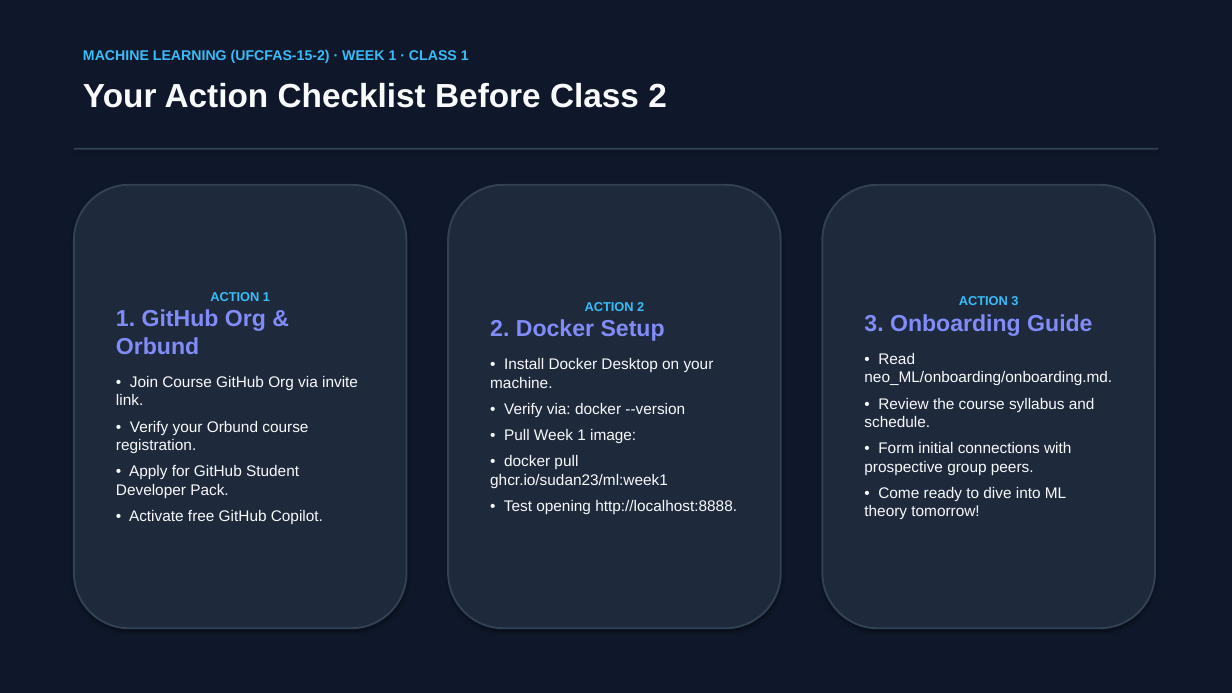
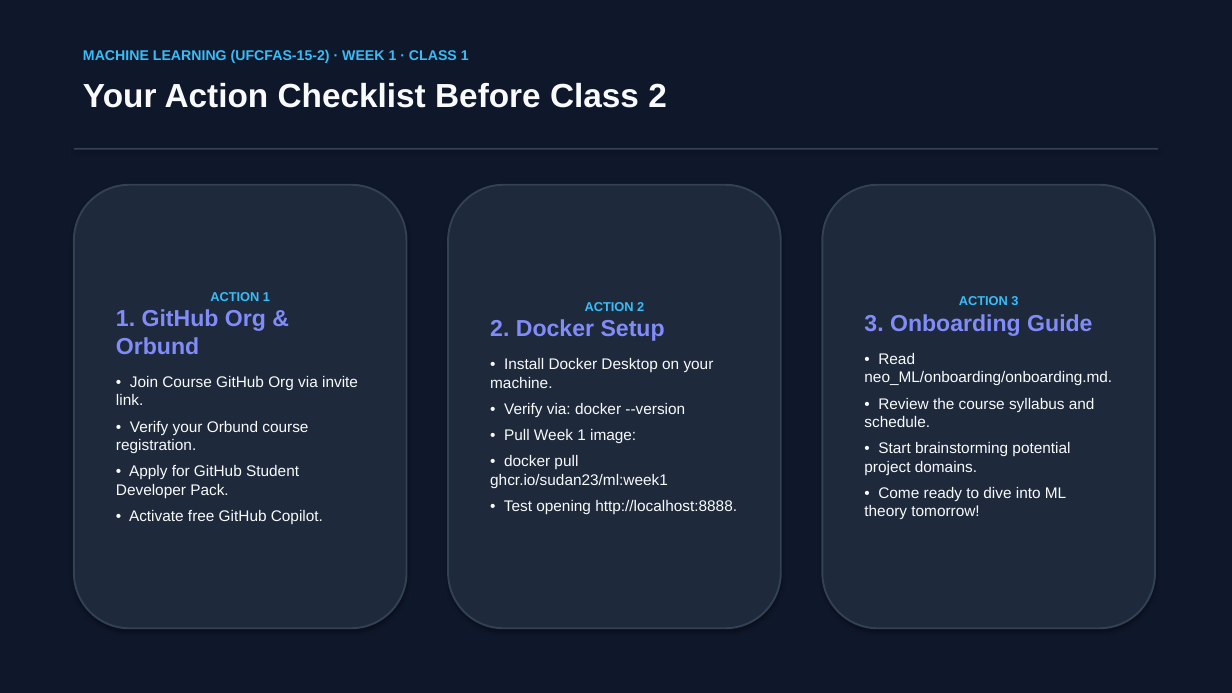
Before and after one commit to Sudan23/ml, a slide deck: slide 13 of neo_ML/slides/week1/Week_1_Class_1_Course_Introduction_and_Overview.pptx. Drawn at 1232x693 pixels with LibreOffice and Linux fonts; fonts in the diff are those of the drawing. Boxes give left, top, right and bottom in pixels: in the first picture for what was removed or moved away, otherwise in the second. Text is boxed around its words. In the diff, an @@ line names an element or a change of style, - is before the commit and + after.

Commit message:
fix(spec): align with approved UWE module spec (Level 5, 100% individual project, software + 6-page report)

```diff
--- a/neo_ML/slides/week1/Week_1_Class_1_Course_Introduction_and_Overview.pptx
+++ b/neo_ML/slides/week1/Week_1_Class_1_Course_Introduction_and_Overview.pptx
@@ text in rounded rectangle at bbox=[864, 442, 1070, 475]: text changed @@
-• Form initial connections with prospective group peers.
+• Start brainstorming potential project domains.
```
Also in this commit, not shown: 9 other slides changed, 6 other files.
